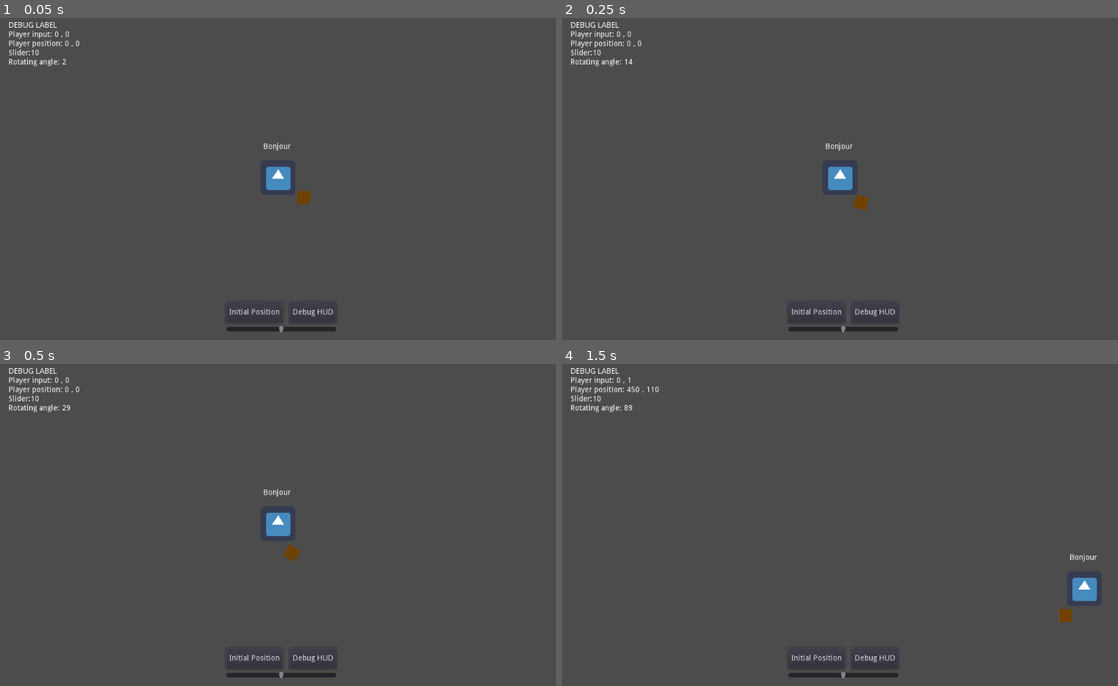
Above: before the commit, frames 1-4 (two rows, left to right).
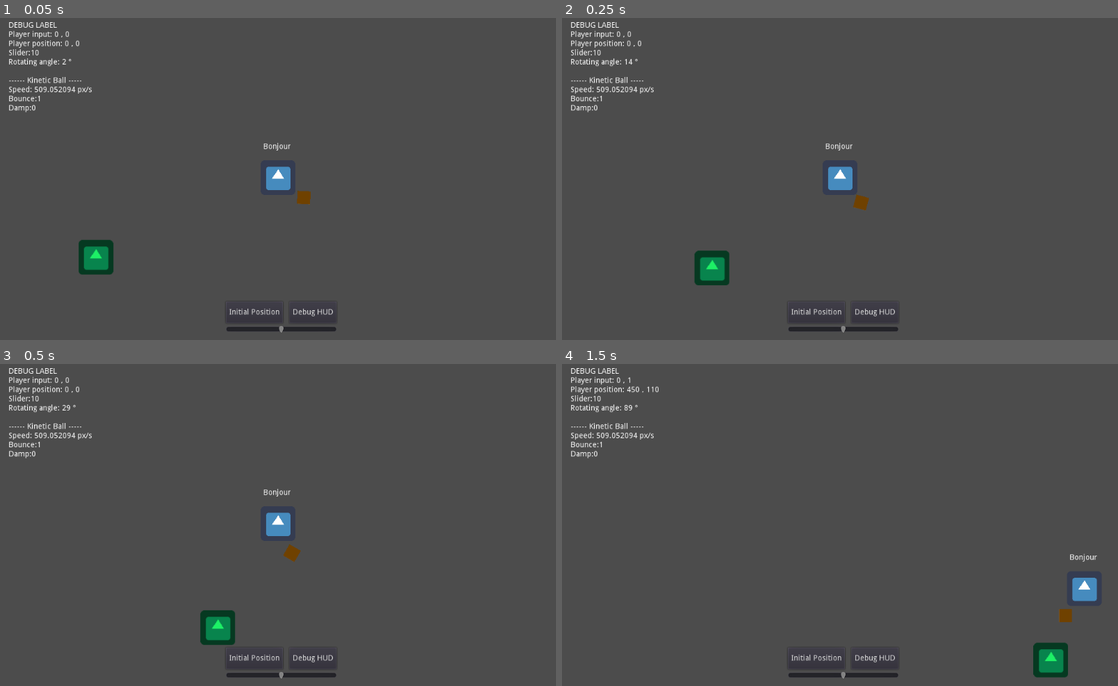
Above: after the commit, the same moments.

Repository: Florian-DELRIEU/Godot-Test
Game: Godot game, scene res://Scenes/MainNode.tscn
Same seed, same stepped clock (60 frames per second), same inputs: the game is played once before the commit and once after it. The engine's default icon, where the game draws it, is replaced by a stand-in: a white triangle on a blue panel in a dark square.
Inputs:
- Up to frame 1 (0.05 s): no input
- Up to frame 2 (0.25 s): no input
- Up to frame 3 (0.5 s): no input
- Up to frame 4 (1.5 s): hold Right (ui_right) 0.53-1.28 s; hold Down (ui_down) from 1.28 s (still down)

The runs differ from the first frame. In frame 1, 1.0% of the frame differs, in the area x 1-21%, y 12-80%; in frame 2, 1.0%; in frame 3, 1.0%; in frame 4, 1.0%, in the area x 1-91%, y 12-98%.

Commit message:
add Kinetic ball

Diff:
--- /dev/null
+++ b/Scenes/Kineticball.gd
@@ -0,0 +1,8 @@
+extends RigidBody2D
+
+func _process(delta):
+	bounce = 1
+	friction = 0
+	linear_damp = 0
+	var current_speed = linear_velocity
+	print(current_speed.length())
--- /dev/null
+++ b/Scenes/Kineticball.tscn
@@ -0,0 +1,22 @@
+[gd_scene load_steps=4 format=2]
+
+[ext_resource path="res://Images/icon.png" type="Texture" id=1]
+[ext_resource path="res://Scenes/Kineticball.gd" type="Script" id=2]
+
+[sub_resource type="RectangleShape2D" id=1]
+extents = Vector2( 32, 32 )
+
+[node name="Kineticball" type="RigidBody2D"]
+gravity_scale = 0.0
+linear_velocity = Vector2( 500, 100 )
+script = ExtResource( 2 )
+__meta__ = {
+"_edit_group_": true
+}
+
+[node name="Sprite" type="Sprite" parent="."]
+modulate = Color( 0.117647, 0.945098, 0.403922, 1 )
+texture = ExtResource( 1 )
+
+[node name="CollisionShape2D" type="CollisionShape2D" parent="."]
+shape = SubResource( 1 )
--- a/Scenes/MainNode.tscn
+++ b/Scenes/MainNode.tscn
@@ -1,9 +1,10 @@
-[gd_scene load_steps=5 format=2]
+[gd_scene load_steps=6 format=2]
 
 [ext_resource path="res://Images/Tiles01.png" type="Texture" id=1]
 [ext_resource path="res://Scripts/MainNode.gd" type="Script" id=2]
 [ext_resource path="res://Scripts/rotate_sprite.gd" type="Script" id=3]
 [ext_resource path="res://Scenes/Player.tscn" type="PackedScene" id=4]
+[ext_resource path="res://Scenes/Kineticball.tscn" type="PackedScene" id=5]
 
 [node name="MainNode" type="Node2D"]
 script = ExtResource( 2 )
@@ -83,10 +84,13 @@
 [node name="Walls" type="StaticBody2D" parent="."]
 
 [node name="CollisionPolygon2D" type="CollisionPolygon2D" parent="Walls"]
-polygon = PoolVector2Array( -560, 304, -560, -384, 656, -384, 656, 304, 608, 304, 608, -352, -512, -352, -512, 304 )
+polygon = PoolVector2Array( -560, 304, -560, -384, 656, -384, 656, 304, 512, 304, 512, -304, -512, -304, -512, 304 )
 
 [node name="CollisionPolygon2D2" type="CollisionPolygon2D" parent="Walls"]
 polygon = PoolVector2Array( -560, 336, -560, 304, 656, 304, 656, 336 )
 
+[node name="Kineticball" parent="." instance=ExtResource( 5 )]
+position = Vector2( -352, 144 )
+
 [connection signal="pressed" from="HSplitContainer/Button" to="." method="InitialPose_button"]
 [connection signal="pressed" from="HSplitContainer/Button2" to="." method="Debug_pressed"]
--- a/Scripts/MainNode.gd
+++ b/Scripts/MainNode.gd
@@ -14,12 +14,21 @@
 	Player input: 		{} , {}
 	Player position: 	{} , {}
 	Slider:				{}
-	Rotating angle: 	{}
+	Rotating angle: 	{} °
+
+	------ Kinetic Ball -----
+	Speed: 				{} px/s
+	Bounce:				{}
+	Damp:				{}
+
 	""".format([
 		player_input_x,player_input_y,
 		$Player.position.x,$Player.position.y,
 		$SpeedSlider.value,
-		$Player/Shell.angle
+		$Player/Shell.angle,
+		$Kineticball.linear_velocity.length(),
+		$Kineticball.bounce,
+		$Kineticball.linear_damp,
 		],"{}")
 	if DEBUG_HUD: $Camera2D/DebugHUD.text = txt
 	else: 		  $Camera2D/DebugHUD.text = ""
--- a/Scripts/rotate_sprite.gd
+++ b/Scripts/rotate_sprite.gd
@@ -9,7 +9,6 @@
 	angle += delta_angle
 	if angle > 359: angle = 0
 	self.rotation_degrees = angle
-	print("Angle = " +str(angle))
 
 func clock_button_pressed():
 	if is_clockwise:delta_angle = abs(delta_angle)
